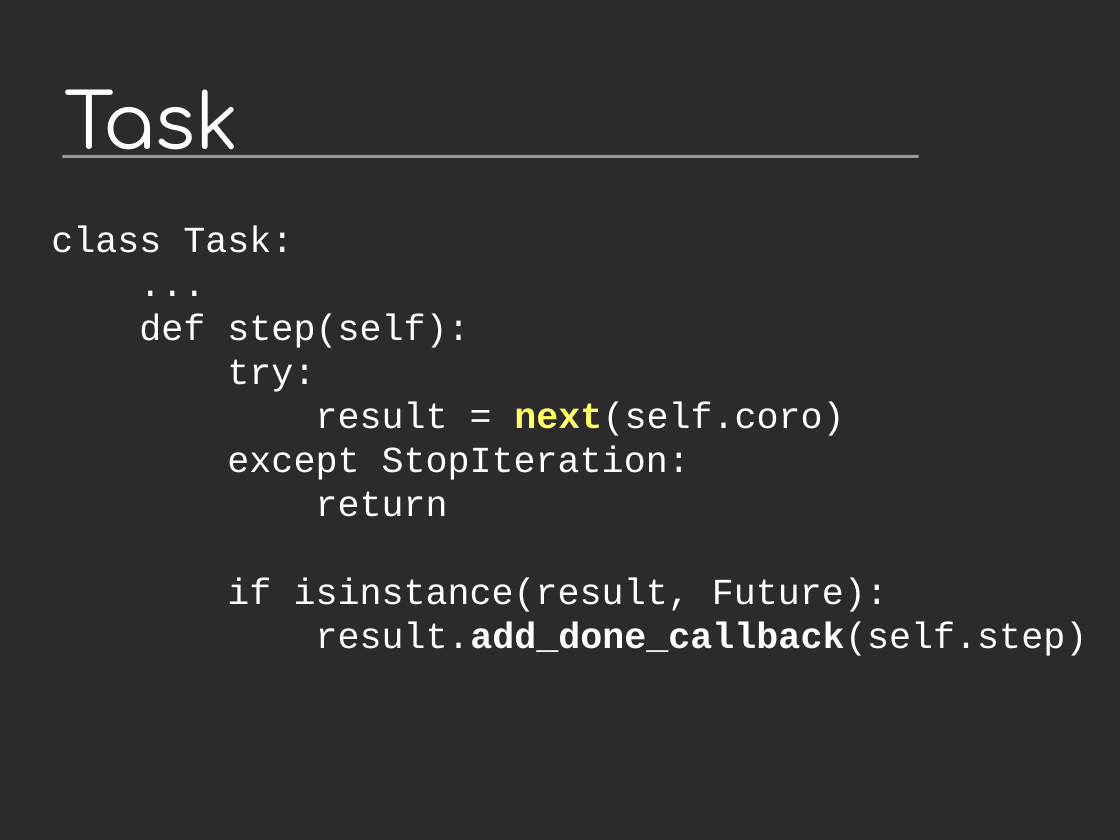
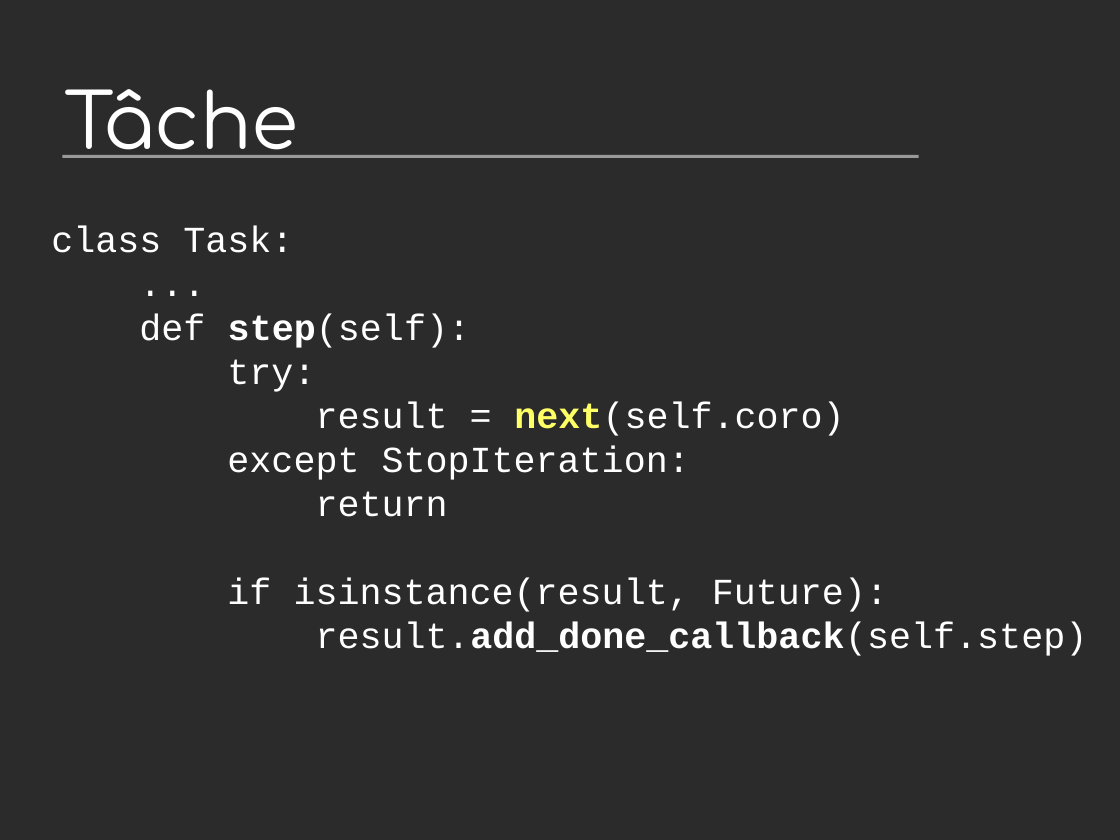
Before and after one commit to vstinner/talks, a slide deck: slide 38 of 2014-Pycon-Lyon/asyncio.odp. Drawn at 1120x840 pixels with LibreOffice and Linux fonts; fonts in the diff are those of the drawing; background and template pictures are left out; a plain dark background stands for a picture behind light text. Boxes give left, top, right and bottom in pixels: in the first picture for what was removed or moved away, otherwise in the second. Text is boxed around its words. In the diff, an @@ line names an element or a change of style, - is before the commit and + after.

```diff
--- a/2014-Pycon-Lyon/asyncio.odp
+++ b/2014-Pycon-Lyon/asyncio.odp
@@ title at [64,89,298,158]: text changed @@
-Task
+Tâche
@@ text at [139,314,470,348]: bold on in "step(self):" @@
```
Also in this commit, not shown: 9 other slides changed, 1 slide added, 3 other files.
